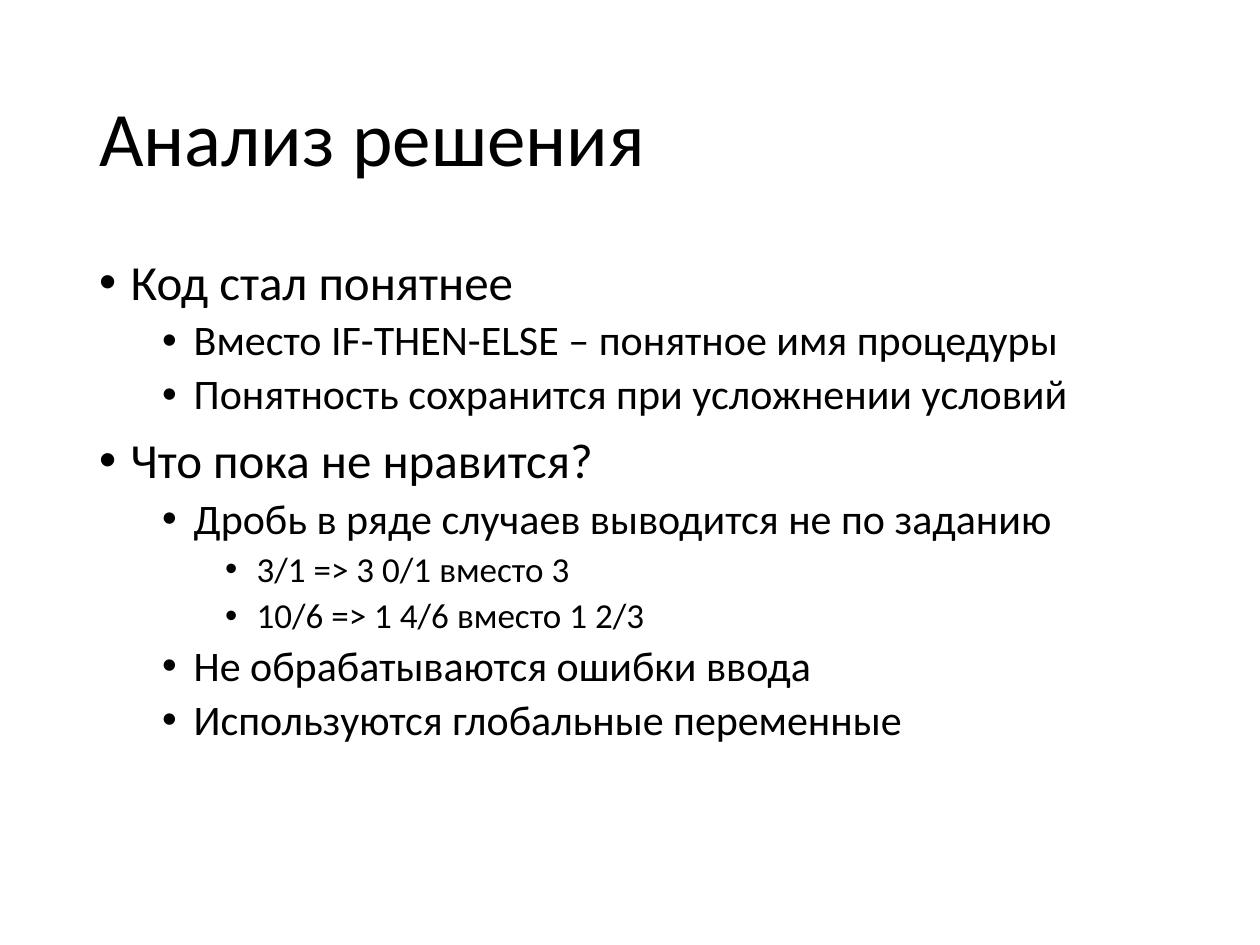
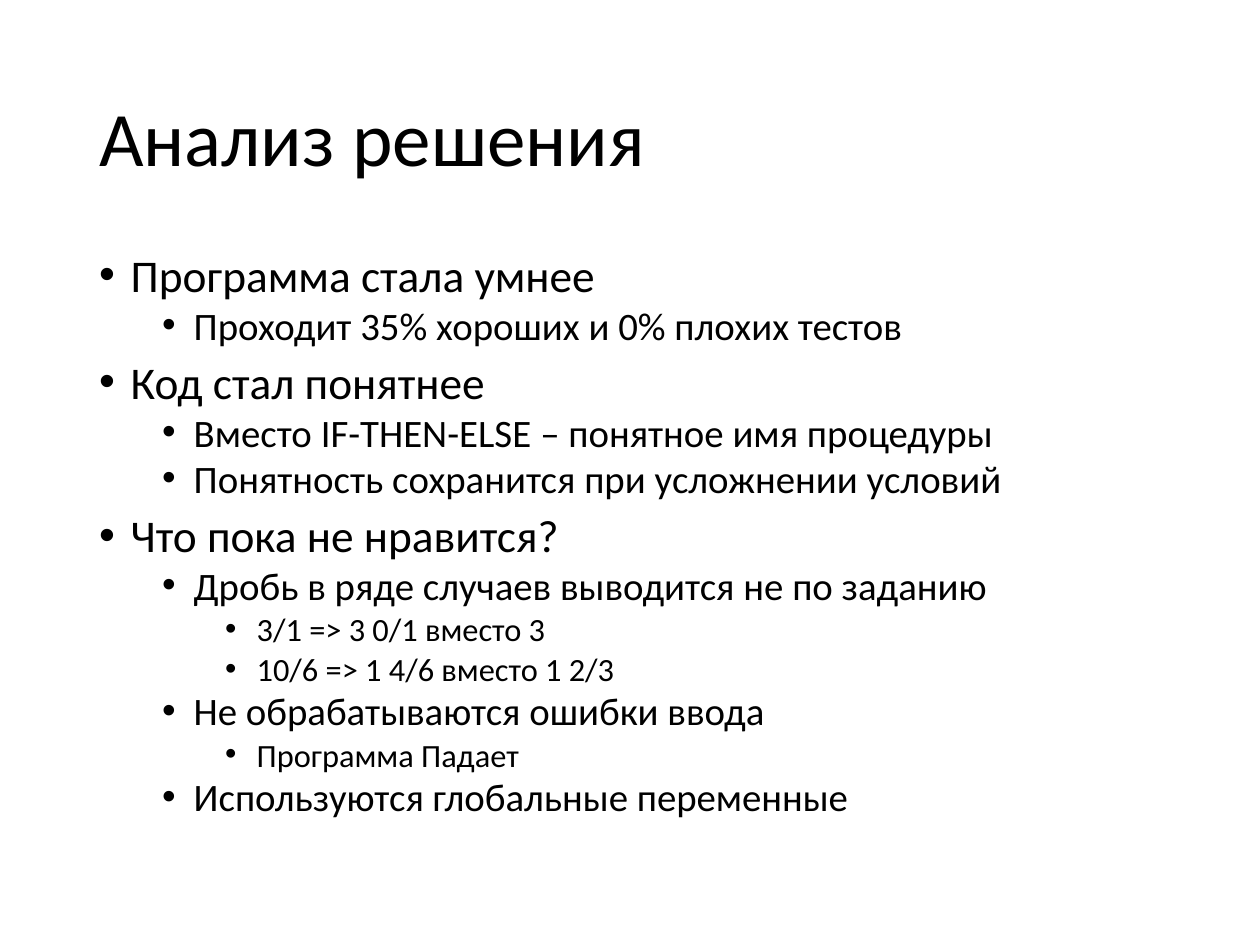
Before and after one commit to alexey-malov/fraction, a slide deck: slide 10 of Explanation.pptx. Drawn at 1260x945 pixels with LibreOffice and Linux fonts; fonts in the diff are those of the drawing. Boxes give left, top, right and bottom in pixels: in the first picture for what was removed or moved away, otherwise in the second. Text is boxed around its words. In the diff, an @@ line names an element or a change of style, - is before the commit and + after.

```diff
--- a/Explanation.pptx
+++ b/Explanation.pptx
@@ text at (131,263,902,347): paragraphs added @@
+• Программа стала умнее
+  • Проходит 35% хороших и 0% плохих тестов
@@ text at (131,370,1002,818): size 28 to 25.9 pt in "Код стал понятнее", "Что пока не нравится?"; size 24 to 22.2 pt in "Вместо IF-THEN-ELSE – понятное имя процедуры", "Понятность сохранится при усложнении условий", "Дробь в ряде случаев выводится не по ...", "Не обрабатываются ошибки ввода" and 1 more places; size 20 to 18.5 pt in "3/1 => 3 0/1 вместо 3", "10/6 => 1 4/6 вместо 1 2/3"; line spacing 0.9 to 0.8 @@
@@ text at (257,746,519,773): paragraph added @@
+    • Программа Падает
```
Also in this commit, not shown: 5 other slides changed.
